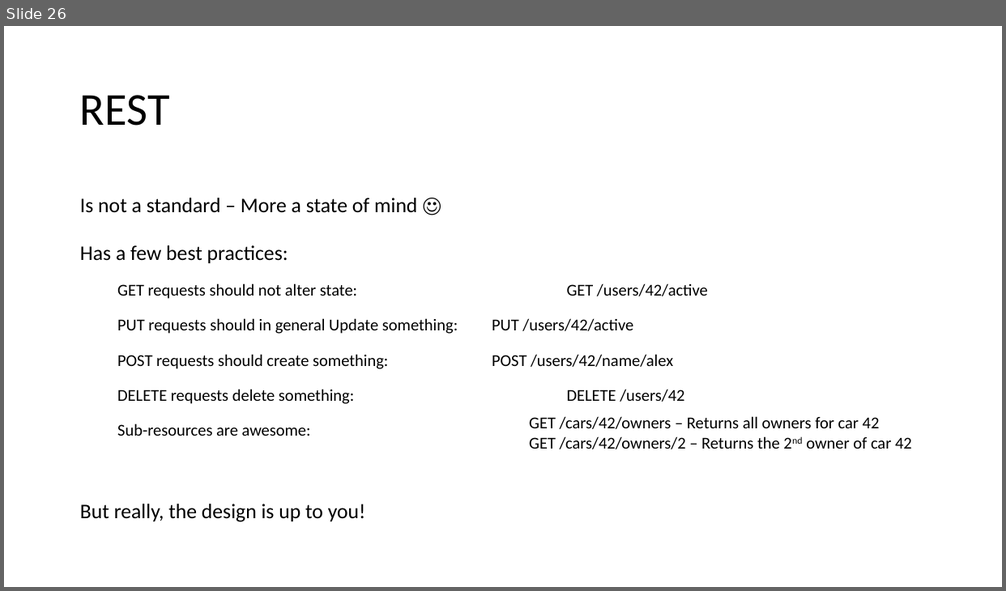
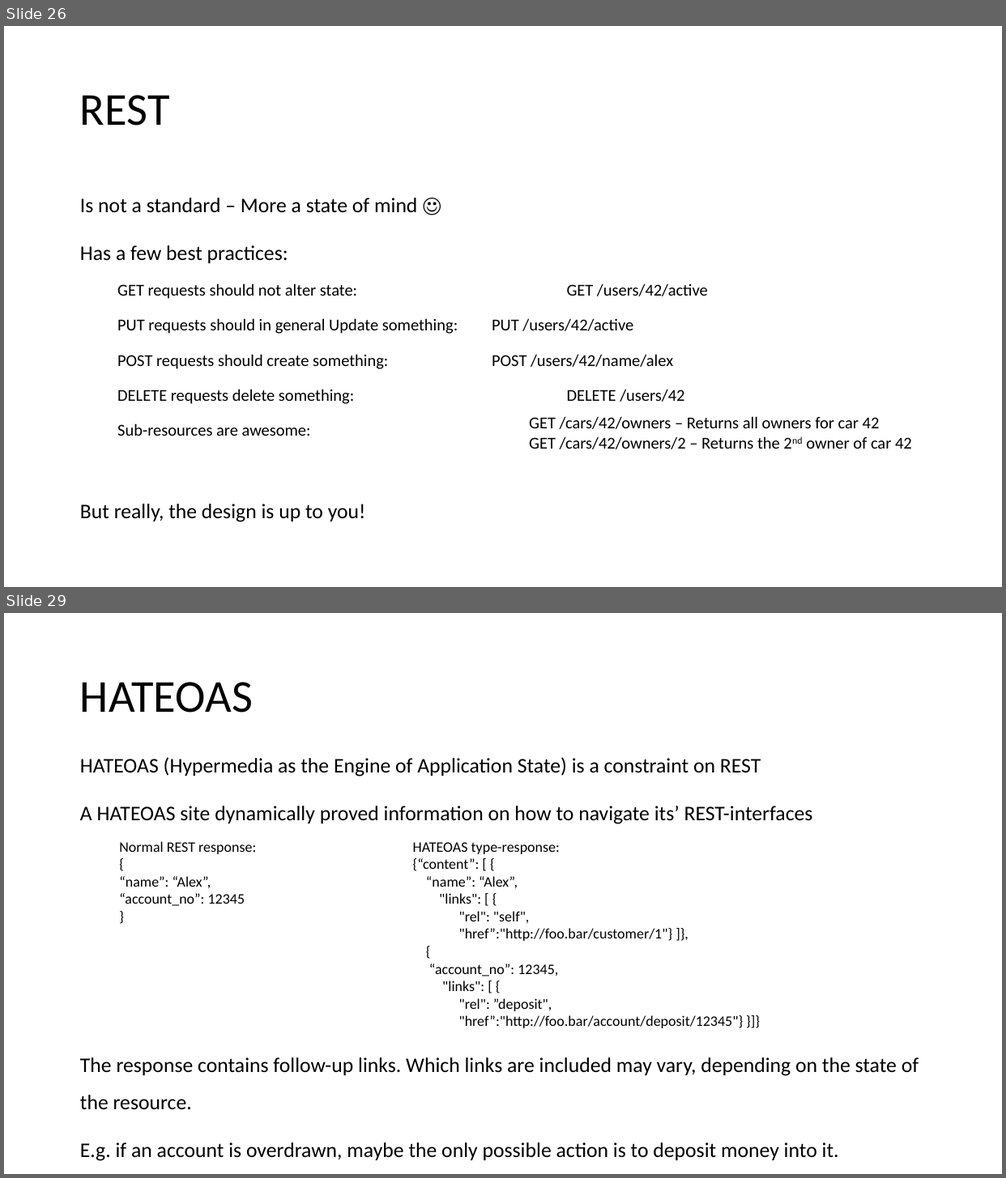
Before and after one commit to aludkiewicz/java_webapp, a slide deck: Webapp_java.pptx. Shown one above the other, each under a label of ours: slide 26 before the commit, slides 26 and 29 after it; the slides between them are not shown. The pictures are 1006x591 and 1006x1178 pixels, drawn with LibreOffice and Linux fonts; fonts in the diff are those of the drawing. Boxes give left, top, right and bottom in pixels: in the first picture for what was removed or moved away, otherwise in the second. Text is boxed around its words. In the diff, an @@ line names an element or a change of style, - is before the commit and + after.

```diff
--- a/Webapp_java.pptx
+++ b/Webapp_java.pptx
@@ slide 29 added at box(4, 613, 1002, 1174), background #FFFFFF @@
@@ title added at box(80, 682, 253, 713), 44 pt, text #000000 @@
+HATEOAS
@@ text added at box(80, 757, 918, 1161), 20 pt, text #000000 @@
+HATEOAS (Hypermedia as the Engine of Application State) is a constraint on REST
+A HATEOAS site dynamically proved information on how to navigate its’ REST-interfaces
+The response contains follow-up links. Which links are included may vary, depending on the state of the resource.
+E.g. if an account is overdrawn, maybe the only possible action is to deposit money into it.
@@ text added at box(119, 841, 256, 906), 14 pt, text #000000 @@
+Normal REST response:
+{
+“name”: “Alex”,
+“account_no”: 12345
+}
@@ text added at box(413, 842, 744, 1029), 14 pt, text #000000 @@
+HATEOAS type-response:
+{“content”: [ {
+“name”: “Alex”,
+"links": [ {
+"rel": "self",
+"href”:"http://foo.bar/customer/1"} ]},
+{
+“account_no”: 12345,
+"links": [ {
+"rel": ”deposit",
+"href”:"http://foo.bar/account/deposit/12345"} }]}
```
Also in this commit, not shown: 2 other slides added.
